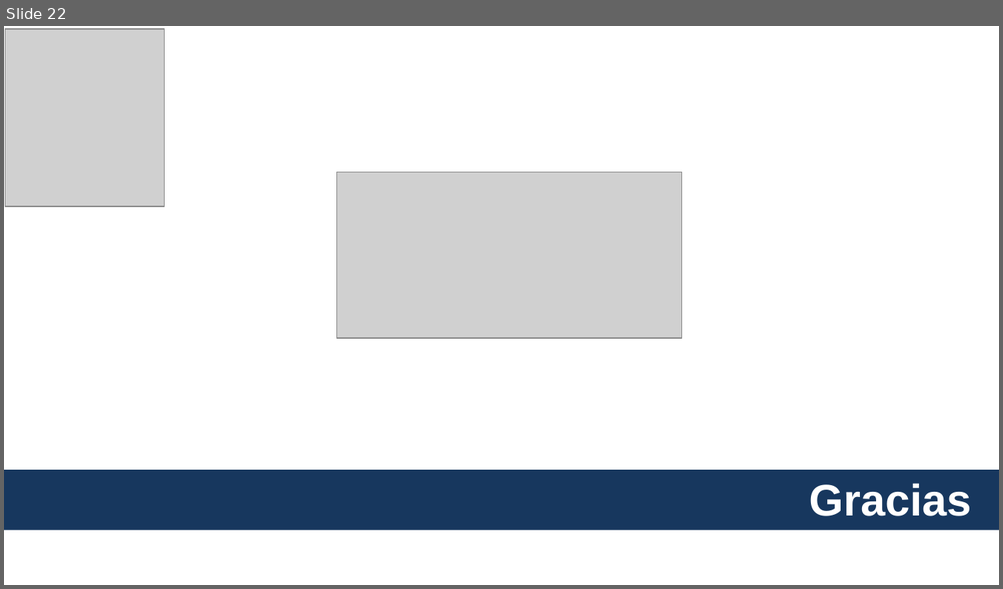
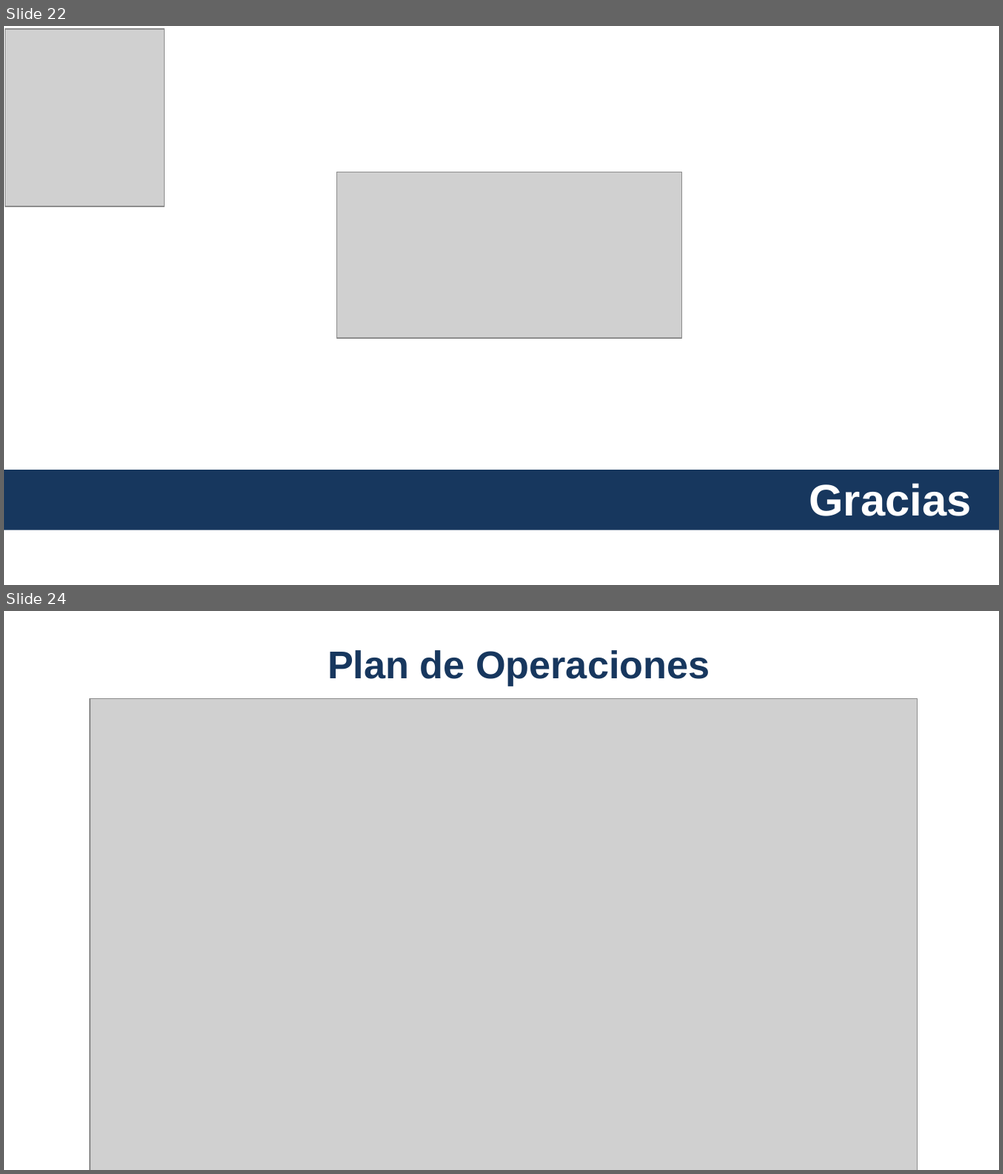
Before and after one commit to dmontjoy/starkey, a slide deck: PresentaciónStarkey.pptx. Shown one above the other, each under a label of ours: slide 22 before the commit, slides 22 and 24 after it; the slides between them are not shown. The pictures are 1003x589 and 1003x1174 pixels, drawn with LibreOffice and Linux fonts; fonts in the diff are those of the drawing; grey boxes stand for pictures; background and template pictures are left out. Boxes give left, top, right and bottom in pixels: in the first picture for what was removed or moved away, otherwise in the second. Text is boxed around its words. In the diff, an @@ line names an element or a change of style, - is before the commit and + after.

```diff
--- a/PresentaciónStarkey.pptx
+++ b/PresentaciónStarkey.pptx
@@ slide 24 added at <box>4,611,999,1170</box>, background #FFFFFF @@
@@ text added at <box>327,650,709,686</box>, 28 pt, text #17375E, bold @@
+Plan de Operaciones
@@ picture added at <box>90,698,917,1170</box> @@
```
Also in this commit, not shown: 6 other slides added, 22 other files.
